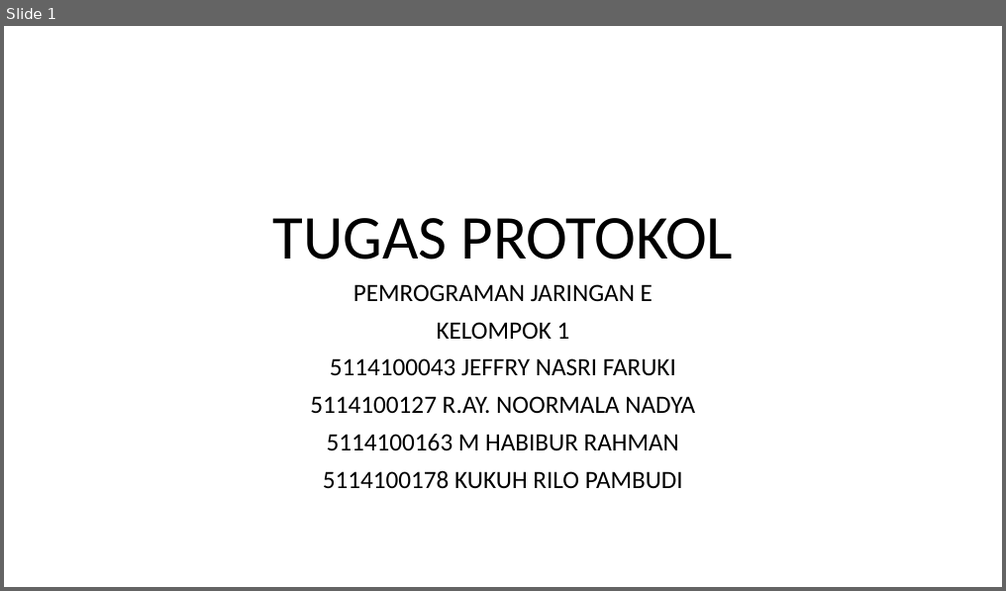
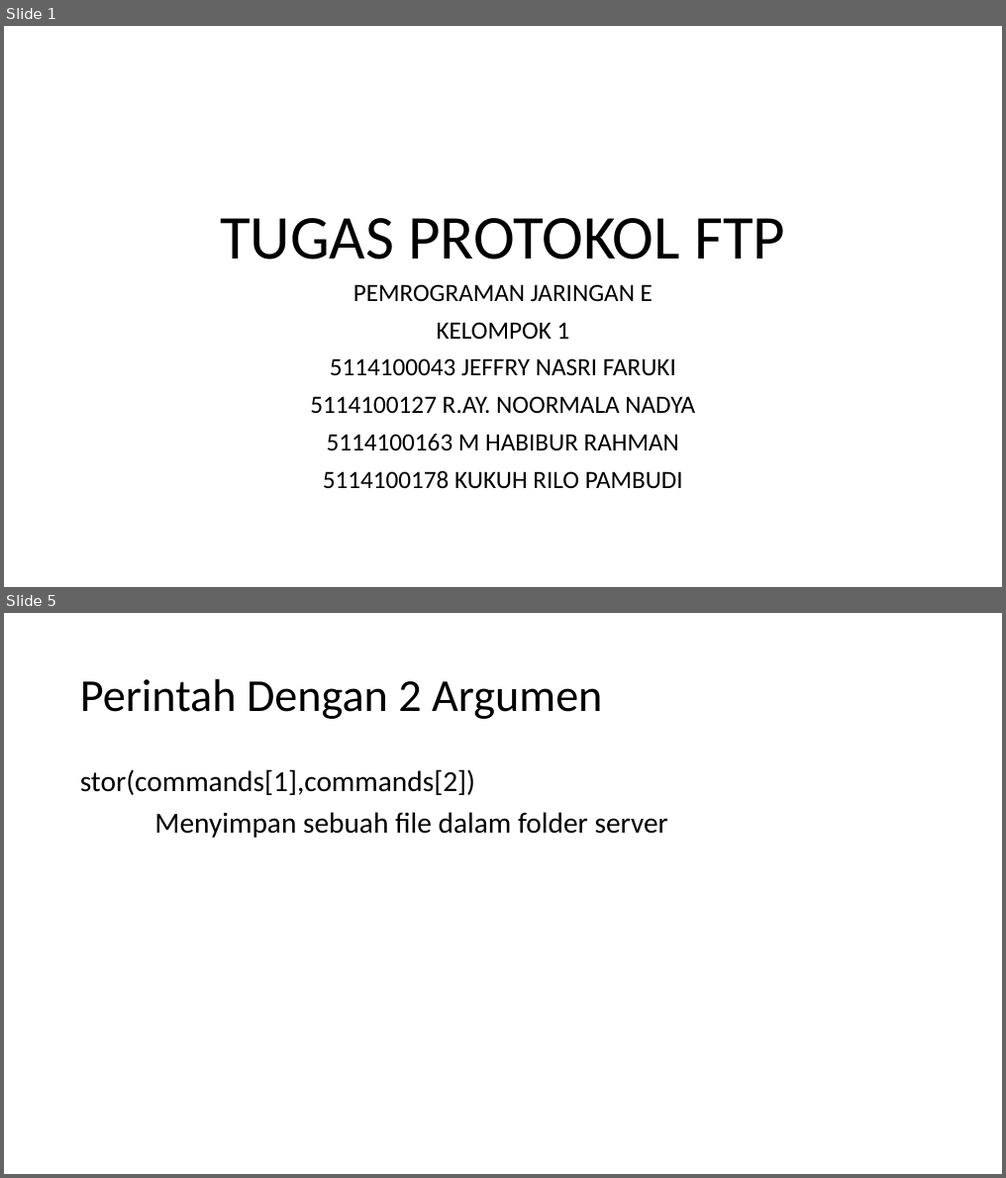
Before and after one commit to jeffrynasri/Kuliah-Progjar-E, a slide deck: TUGAS PROTOKOL.pptx. Shown one above the other, each under a label of ours: slide 1 before the commit, slides 1 and 5 after it; the slides between them are not shown. The pictures are 1006x591 and 1006x1178 pixels, drawn with LibreOffice and Linux fonts; fonts in the diff are those of the drawing; background and template pictures are left out. Boxes give left, top, right and bottom in pixels: in the first picture for what was removed or moved away, otherwise in the second. Text is boxed around its words. In the diff, an @@ line names an element or a change of style, - is before the commit and + after.

```diff
--- a/TUGAS PROTOKOL.pptx
+++ b/TUGAS PROTOKOL.pptx
@@ slide 5 added at [4,613,1002,1174], background picture (left out) @@
@@ title added at [80,679,602,719], 44 pt, text #000000 @@
+Perintah Dengan 2 Argumen
@@ text added at [80,769,668,838], 28 pt, text #000000 @@
+stor(commands[1],commands[2])
+Menyimpan sebuah file dalam folder server
@@ slide 1 changed as well @@
@@ title at [220,218,785,260]: text changed @@
-TUGAS PROTOKOL
+TUGAS PROTOKOL FTP
```
Also in this commit, not shown: 6 other slides changed, 9 other slides added.
